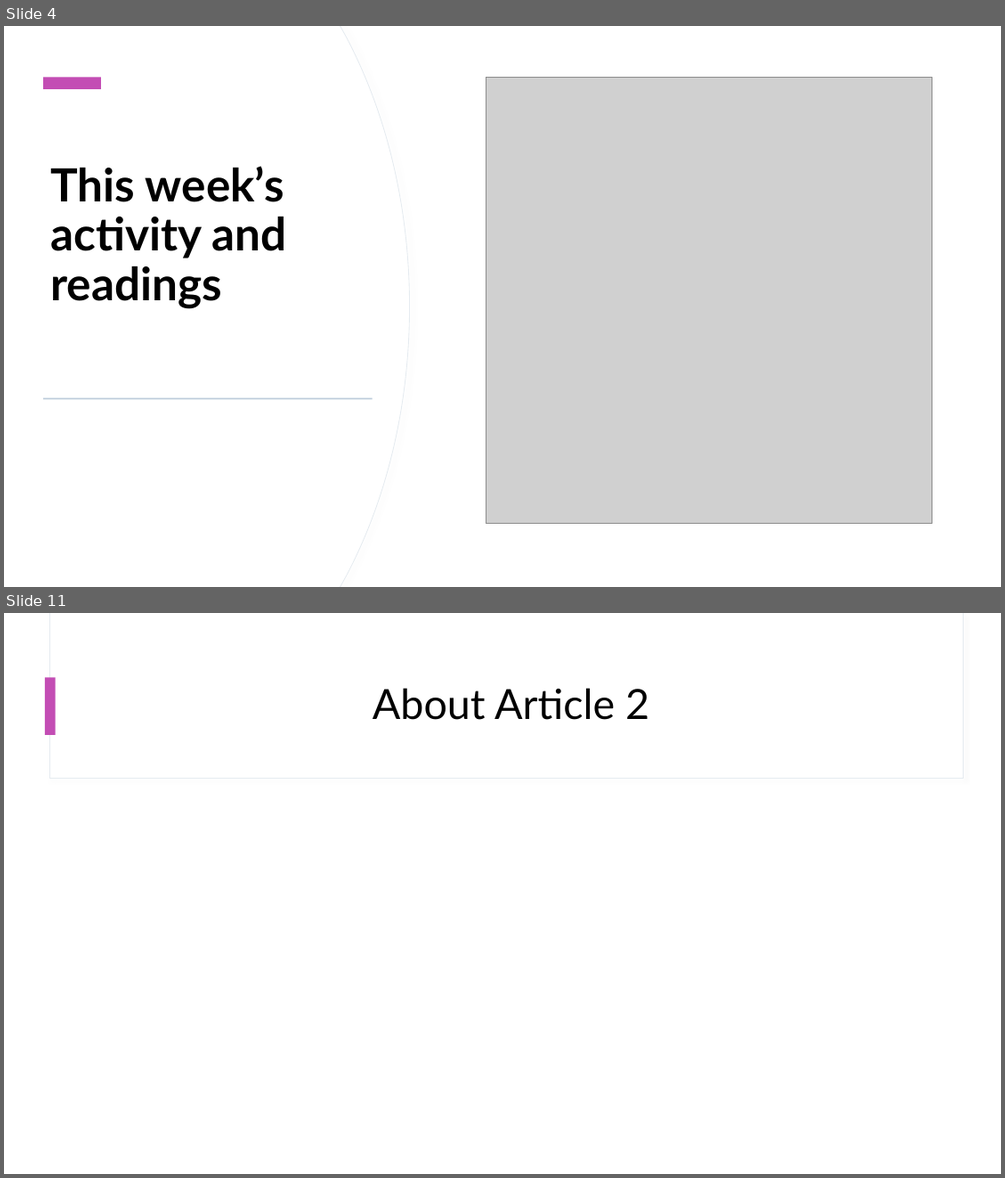
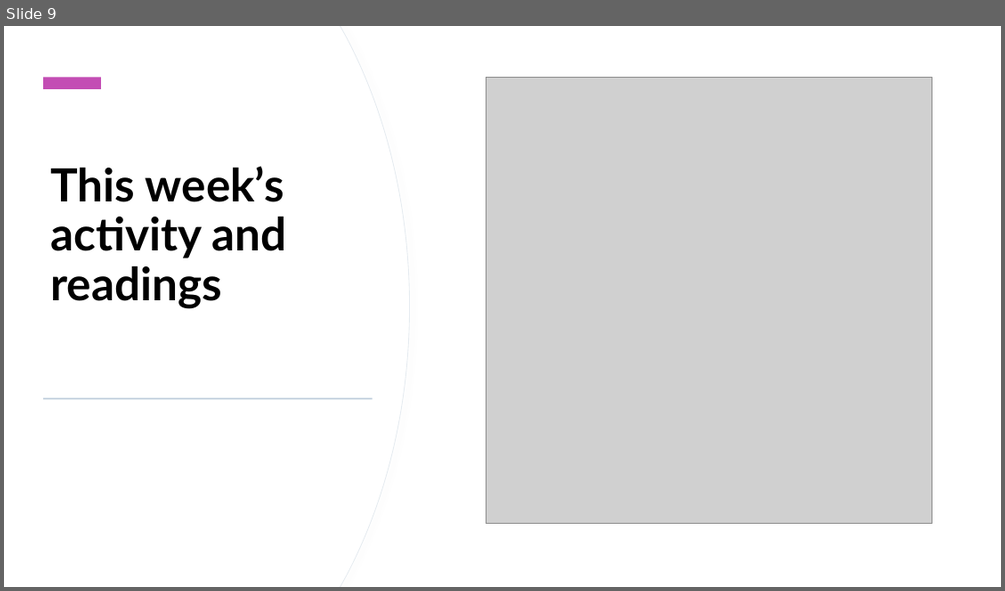
Before and after one commit to StephenCole19/Summer2020, a slide deck: soci2534/midterm/SOCIMidterm.pptx. Shown one above the other, each under a label of ours: slides 4 and 11 before the commit, slide 9 after it; the slides between them are not shown. The pictures are 1005x1178 and 1005x591 pixels, drawn with LibreOffice and Linux fonts; fonts in the diff are those of the drawing; grey boxes stand for pictures. Boxes give left, top, right and bottom in pixels: in the first picture for what was removed or moved away, otherwise in the second. Text is boxed around its words. In the diff, an @@ line names an element or a change of style, - is before the commit and + after.

```diff
--- a/soci2534/midterm/SOCIMidterm.pptx
+++ b/soci2534/midterm/SOCIMidterm.pptx
@@ slide 11 removed at (4, 613, 1001, 1174), background #FFFFFF; not listed: 2 template elements that a slide beside it also shows @@
@@ rectangle removed at (45, 677, 56, 735) @@
@@ title removed at (372, 688, 649, 720) @@
-About Article 2
@@ what was slide 4 is now slide 9 @@
```
Also in this commit, not shown: 4 slides changed, 7 slides added, 8 other slides removed, 16 other files.
